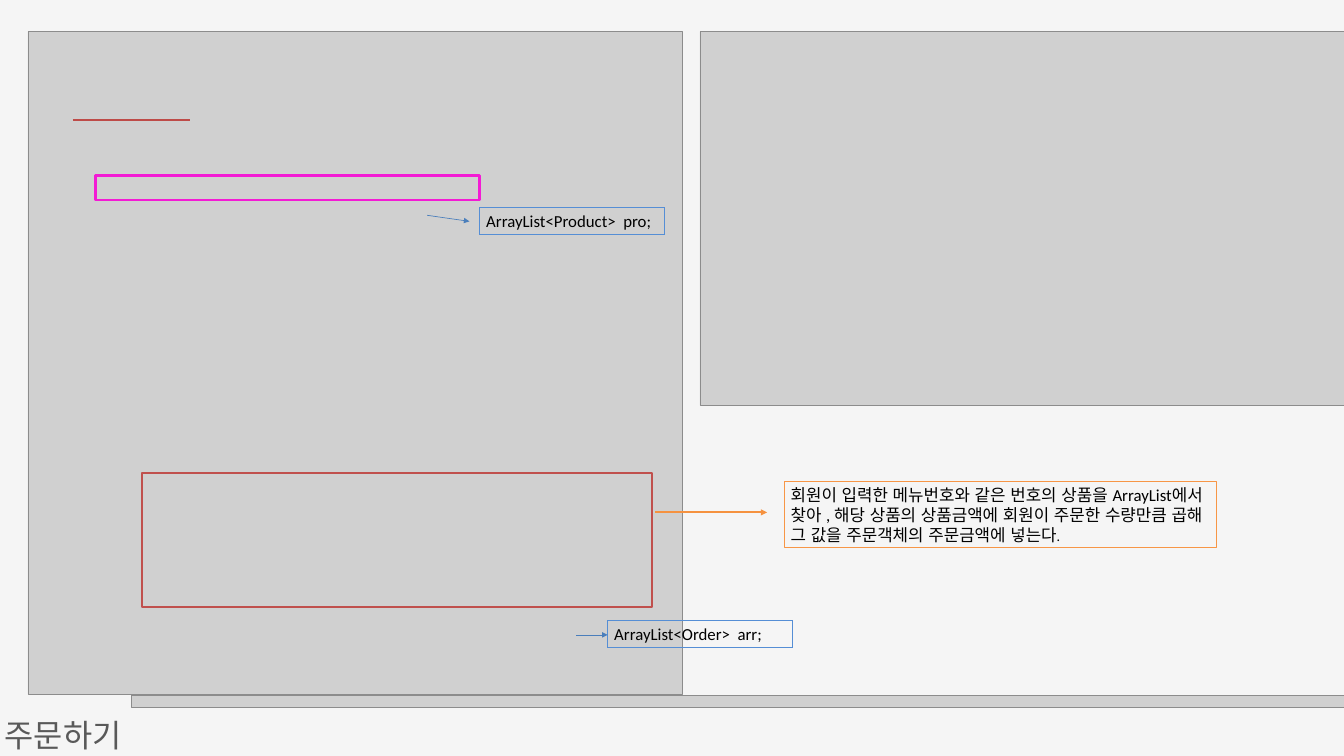
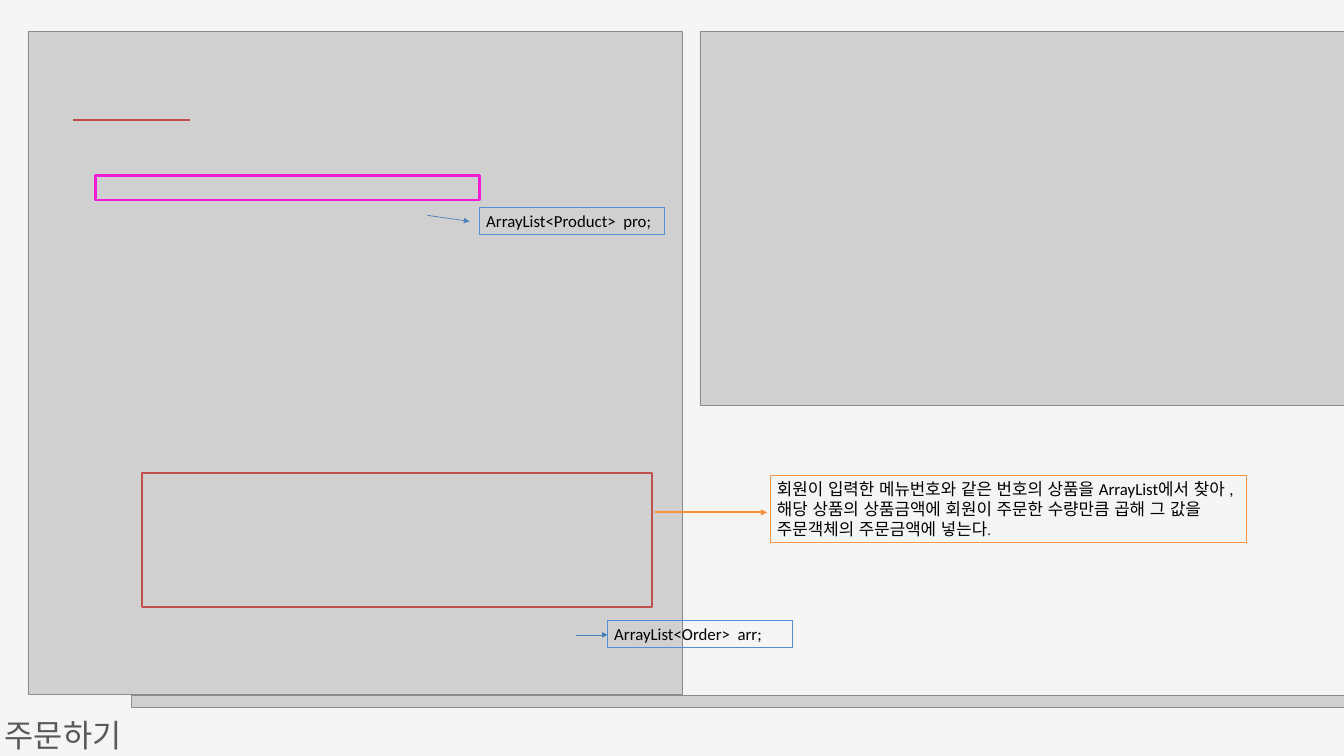
Before and after one commit to Ellie-Jung/IceCream-OrderSystem-mini-project, a slide deck: slide 22 of 나자바아이스크림가게_.pptx. Drawn at 1344x756 pixels with LibreOffice and Linux fonts; fonts in the diff are those of the drawing; grey boxes stand for pictures. Boxes give left, top, right and bottom in pixels: in the first picture for what was removed or moved away, otherwise in the second. Text is boxed around its words. In the diff, an @@ line names an element or a change of style, - is before the commit and + after.

```diff
--- a/나자바아이스크림가게_.pptx
+++ b/나자바아이스크림가게_.pptx
@@ rectangle "회원이 입력한 메뉴번호와 같은 번호의 ...": place and size @@
-rectangle "회원이 입력한 메뉴번호와 같은 번호의 ..." at (784,482,1217,548)
+rectangle "회원이 입력한 메뉴번호와 같은 번호의 ..." at (770,475,1246,543)
```
Also in this commit, not shown: 20 other slides changed.
